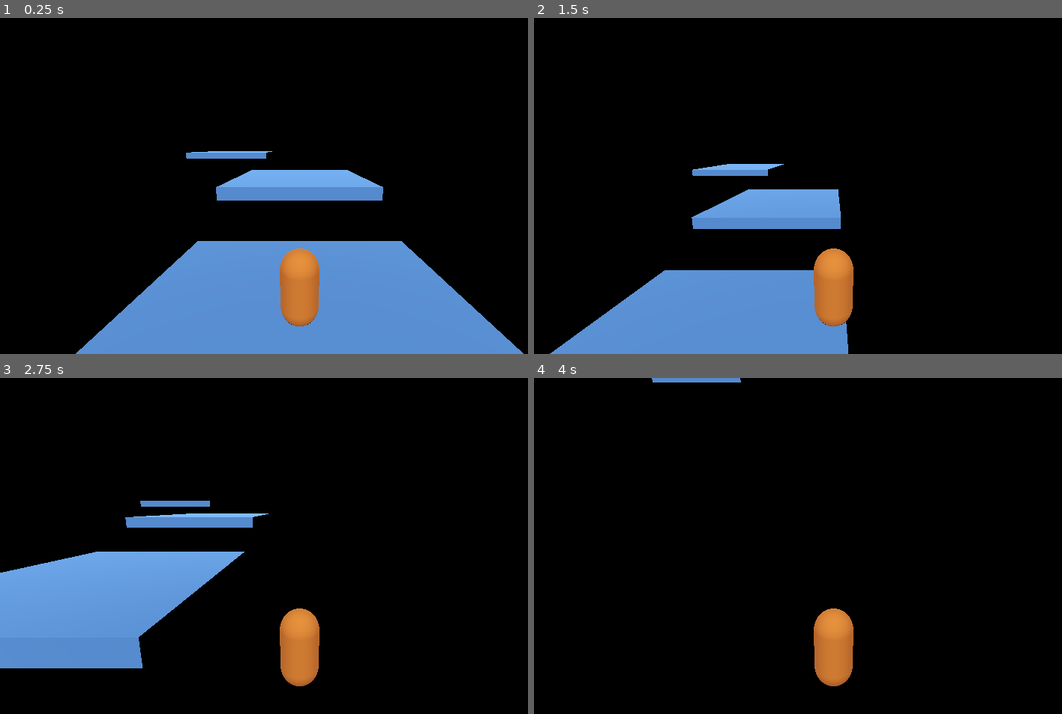
Above: before the commit, frames 1-4 (two rows, left to right).
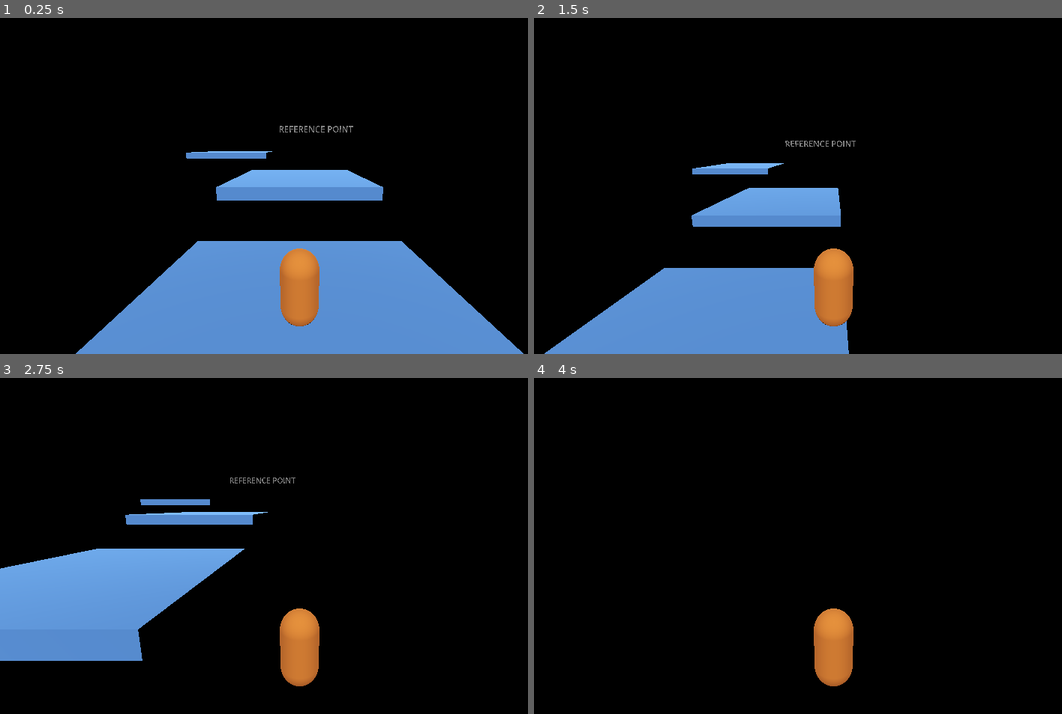
Above: after the commit, the same moments.

Repository: tobiasjdcolvin/Void-Sprinter
Game: Godot game, scene res://levels/level_1.tscn
Same seed, same stepped clock (60 frames per second), same inputs: the game is played once before the commit and once after it.
Inputs:
- Up to frame 1 (0.25 s): no input
- Up to frame 2 (1.5 s): tap Enter at 0.5 s; hold D (right) 0.53-1.28 s; tap Space (jump) at 0.77 s; hold S (backward) from 1.28 s (still down)
- Up to frame 3 (2.75 s): tap Space (jump) at 1.52 s; release S (backward) at 2.03 s; hold D (right) from 2.03 s (still down)
- Up to frame 4 (4 s): release D (right) at 2.78 s; hold W (forward) 2.78-3.53 s; tap Space (jump) at 3.02, 3.77 s; hold A (left) from 3.53 s (still down)

The runs differ from the first frame. In frame 1, 0.1% of the frame differs, in the area x 52-67%, y 32-35%; in frame 2, 1.0%; in frame 3, 2.1%, in the area x 0-56%, y 29-87%; in frame 4, 0.2%.

Commit message:
Implemented increasing gravity and void pulling everything in after a certain threshold

Diff:
--- a/globals/game_globals.gd
+++ b/globals/game_globals.gd
@@ -1,3 +1,3 @@
 extends Node
 
-var gravity = 9.5
+var level = 1
--- /dev/null
+++ b/levels/level_1.gd
@@ -0,0 +1,9 @@
+extends Node3D
+
+
+
+func _on_gravity_timer_timeout():
+	PhysicsServer3D.area_set_param(get_viewport().find_world_3d().space, PhysicsServer3D.AREA_PARAM_GRAVITY, PhysicsServer3D.area_get_param(get_viewport().find_world_3d().space, PhysicsServer3D.AREA_PARAM_GRAVITY) + 0.5)
+	if PhysicsServer3D.area_get_param(get_viewport().find_world_3d().space, PhysicsServer3D.AREA_PARAM_GRAVITY) >= 25:
+		for platform in $Platforms.get_children():
+			platform.axis_lock_linear_y = false
--- a/levels/level_1.tscn
+++ b/levels/level_1.tscn
@@ -1,5 +1,6 @@
-[gd_scene load_steps=8 format=3 uid="uid://blbyky0qw54e0"]
+[gd_scene load_steps=10 format=3 uid="uid://blbyky0qw54e0"]
 
+[ext_resource type="Script" path="res://levels/level_1.gd" id="1_71tng"]
 [ext_resource type="PackedScene" uid="uid://canps3ve1sgjj" path="res://player/player.tscn" id="1_ppepk"]
 
 [sub_resource type="ProceduralSkyMaterial" id="ProceduralSkyMaterial_x742i"]
@@ -24,7 +25,13 @@
 [sub_resource type="BoxShape3D" id="BoxShape3D_y3ohw"]
 size = Vector3(10, 0.8, 10)
 
+[sub_resource type="TextMesh" id="TextMesh_4gcxs"]
+text = "Reference Point"
+font_size = 127
+uppercase = true
+
 [node name="Level1" type="Node3D"]
+script = ExtResource("1_71tng")
 
 [node name="WorldEnvironment" type="WorldEnvironment" parent="."]
 environment = SubResource("Environment_ok5sf")
@@ -36,7 +43,8 @@
 
 [node name="Platforms" type="Node3D" parent="."]
 
-[node name="Platform1" type="StaticBody3D" parent="Platforms"]
+[node name="Platform1" type="RigidBody3D" parent="Platforms"]
+axis_lock_linear_y = true
 
 [node name="MeshInstance3D" type="MeshInstance3D" parent="Platforms/Platform1"]
 transform = Transform3D(1, 0, 0, 0, 1, 0, 0, 0, 1, 2.08165e-12, -0.4, 2.08165e-12)
@@ -46,8 +54,9 @@
 transform = Transform3D(1, 0, 0, 0, 1, 0, 0, 0, 1, 2.08165e-12, -0.4, 2.08165e-12)
 shape = SubResource("BoxShape3D_y3ohw")
 
-[node name="Platform2" type="StaticBody3D" parent="Platforms"]
+[node name="Platform2" type="RigidBody3D" parent="Platforms"]
 transform = Transform3D(1, 0, 0, 0, 1, 0, 0, 0, 1, 2.08165e-12, 2.19, -12.78)
+axis_lock_linear_y = true
 
 [node name="MeshInstance3D" type="MeshInstance3D" parent="Platforms/Platform2"]
 transform = Transform3D(1, 0, 0, 0, 1, 0, 0, 0, 1, 2.08165e-12, -0.4, 2.08165e-12)
@@ -57,8 +66,9 @@
 transform = Transform3D(1, 0, 0, 0, 1, 0, 0, 0, 1, 2.08165e-12, -0.4, 2.08165e-12)
 shape = SubResource("BoxShape3D_y3ohw")
 
-[node name="Platform3" type="StaticBody3D" parent="Platforms"]
+[node name="Platform3" type="RigidBody3D" parent="Platforms"]
 transform = Transform3D(1, 0, 0, 0, 1, 0, 0, 0, 1, -9.21, 3.9, -27.61)
+axis_lock_linear_y = true
 
 [node name="MeshInstance3D" type="MeshInstance3D" parent="Platforms/Platform3"]
 transform = Transform3D(1, 0, 0, 0, 1, 0, 0, 0, 1, 2.08165e-12, -0.4, 2.08165e-12)
@@ -72,3 +82,12 @@
 
 [node name="Player" parent="." instance=ExtResource("1_ppepk")]
 transform = Transform3D(1, 0, 0, 0, 1, 0, 0, 0, 1, 0, 1, 0)
+
+[node name="GravityTimer" type="Timer" parent="."]
+autostart = true
+
+[node name="ReferenceText" type="MeshInstance3D" parent="."]
+transform = Transform3D(1, 0, 0, 0, 1, 0, 0, 0, 1, 2.44, 7.26, -28.72)
+mesh = SubResource("TextMesh_4gcxs")
+
+[connection signal="timeout" from="GravityTimer" to="." method="_on_gravity_timer_timeout"]
--- a/player/player.gd
+++ b/player/player.gd
@@ -8,7 +8,7 @@
 func _physics_process(delta):
 	# Add the gravity.
 	if not is_on_floor():
-		velocity.y -= GameGlobals.gravity * delta
+		velocity.y -= PhysicsServer3D.area_get_param(get_viewport().find_world_3d().space, PhysicsServer3D.AREA_PARAM_GRAVITY) * delta
 
 	# Handle jump.
 	if Input.is_action_just_pressed("jump") and is_on_floor():
